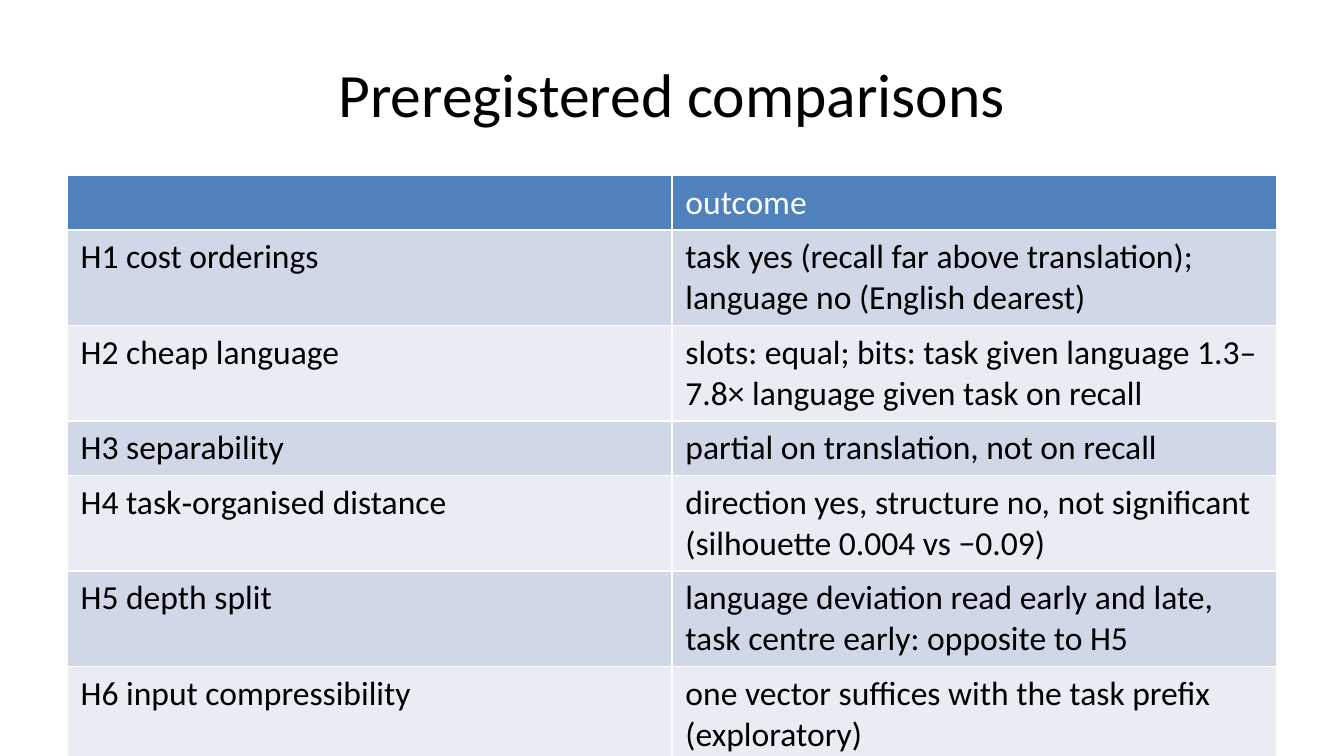
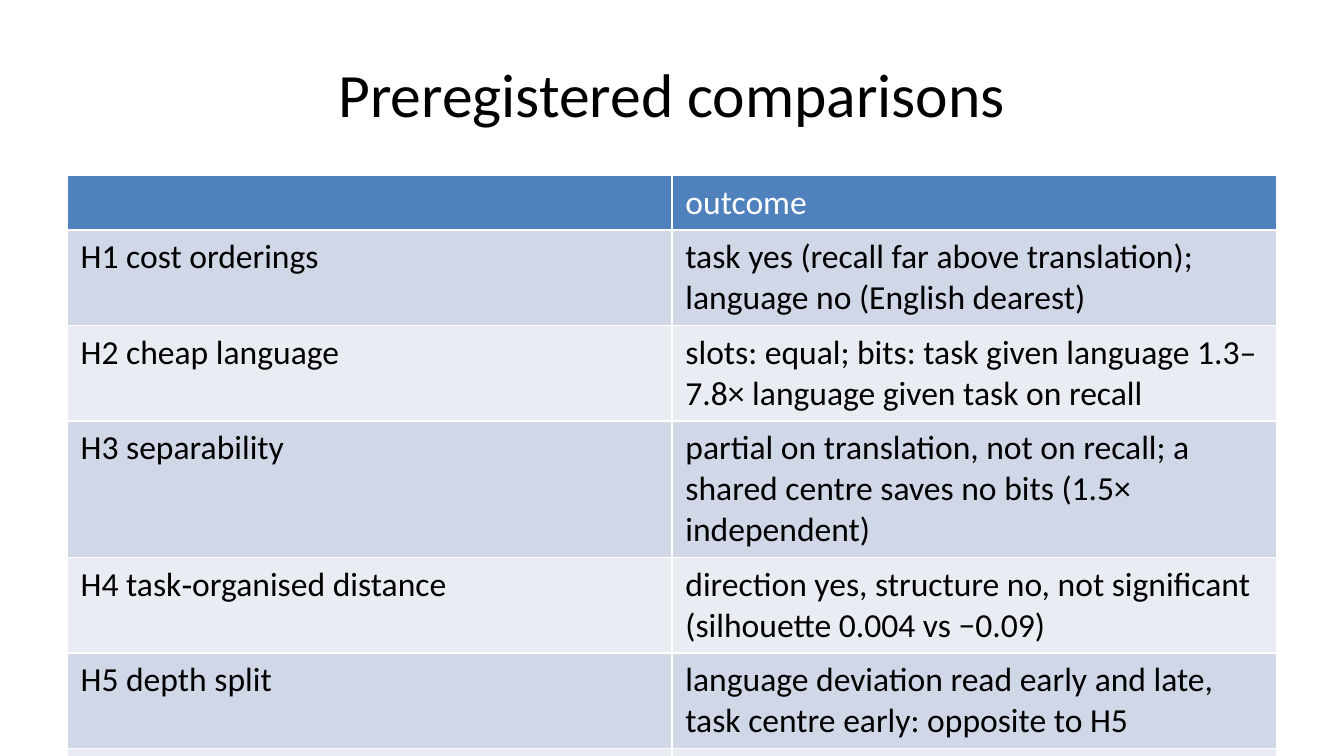
Before and after one commit to sirotenkogeorgii/prefix-programs, a slide deck: slide 18 of slides/slides.pptx. Drawn at 1344x756 pixels with LibreOffice and Linux fonts; fonts in the diff are those of the drawing. Boxes give left, top, right and bottom in pixels: in the first picture for what was removed or moved away, otherwise in the second. Text is boxed around its words. In the diff, an @@ line names an element or a change of style, - is before the commit and + after.

```diff
--- a/slides/slides.pptx
+++ b/slides/slides.pptx
@@ table at (67, 176, 1277, 742) @@
-row 4, column 2: partial on translation, not on recall
+row 4, column 2: partial on translation, not on recall; a shared centre saves no bits (1.5× independent)
```
Also in this commit, not shown: 3 other slides changed, 20 other files.
